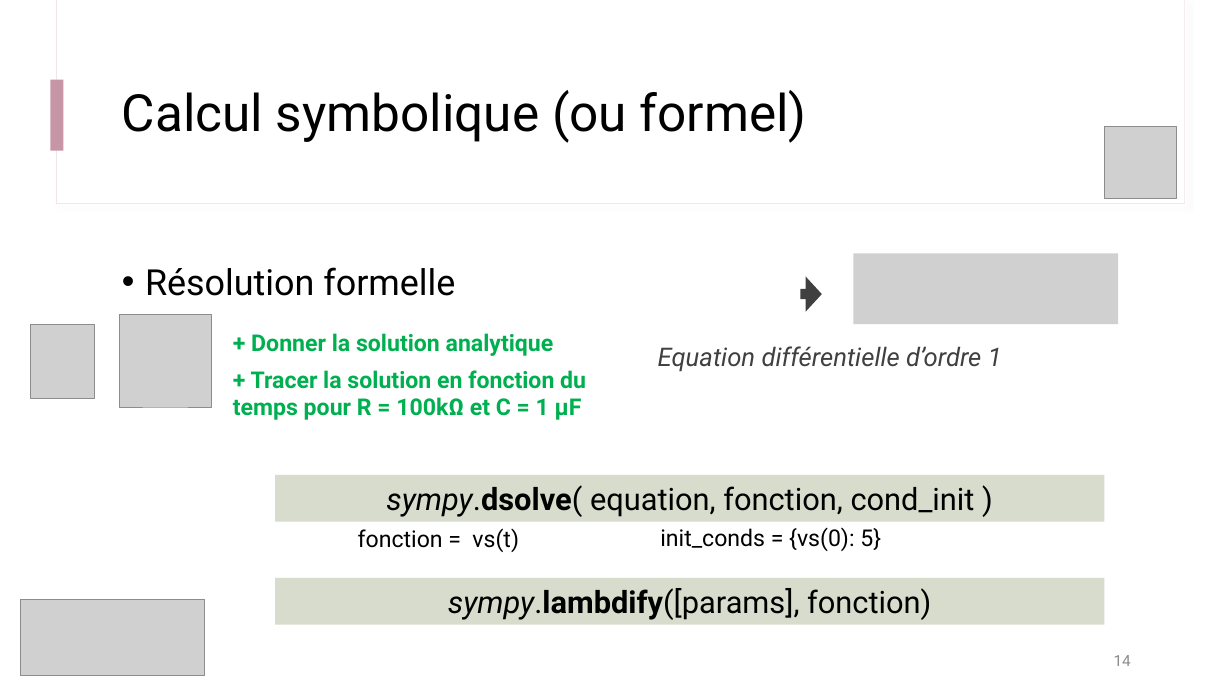
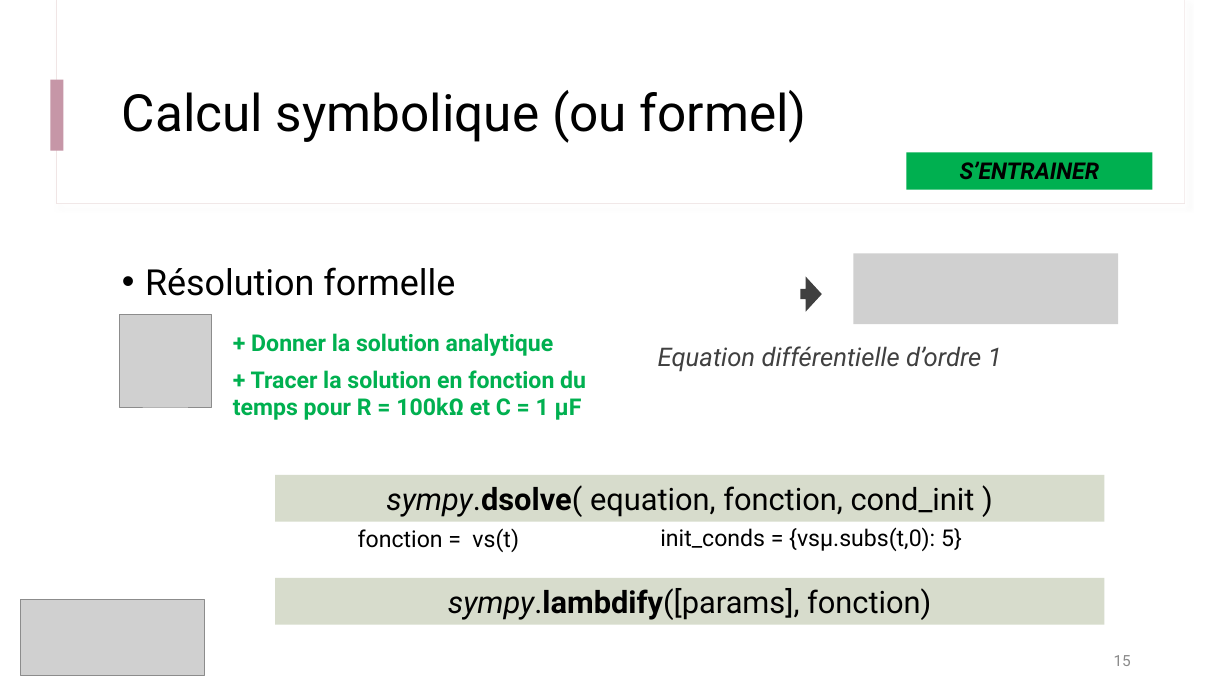
Before and after one commit to IOGS-Digital-Methods/semester-5, a slide deck: slide 15 of s5_outils_numeriques/b1_outils_numeriques/seance2_equation_diff/B1_4_a_Approche_Symbolique.pptx (slide 14 before the commit). Drawn at 1232x693 pixels with LibreOffice and Linux fonts; fonts in the diff are those of the drawing; grey boxes stand for pictures. Boxes give left, top, right and bottom in pixels: in the first picture for what was removed or moved away, otherwise in the second. Text is boxed around its words. In the diff, an @@ line names an element or a change of style, - is before the commit and + after.

```diff
--- a/s5_outils_numeriques/b1_outils_numeriques/seance2_equation_diff/B1_4_a_Approche_Symbolique.pptx
+++ b/s5_outils_numeriques/b1_outils_numeriques/seance2_equation_diff/B1_4_a_Approche_Symbolique.pptx
@@ picture removed at box(1104, 127, 1177, 199) @@
@@ rectangle added at box(907, 152, 1153, 189), fill #00B050, 18 pt, text #000000, bold, italic @@
+S’ENTRAINER
@@ picture removed at box(30, 324, 94, 398) @@
@@ text at box(660, 527, 962, 551): text changed @@
-init_conds = {vs(0): 5}
+init_conds = {vsµ.subs(t,0): 5}
@@ page number at box(1114, 655, 1131, 666): text changed @@
-14
+15
```
Also in this commit, not shown: 10 other slides changed, 5 slides added, 19 other files.
